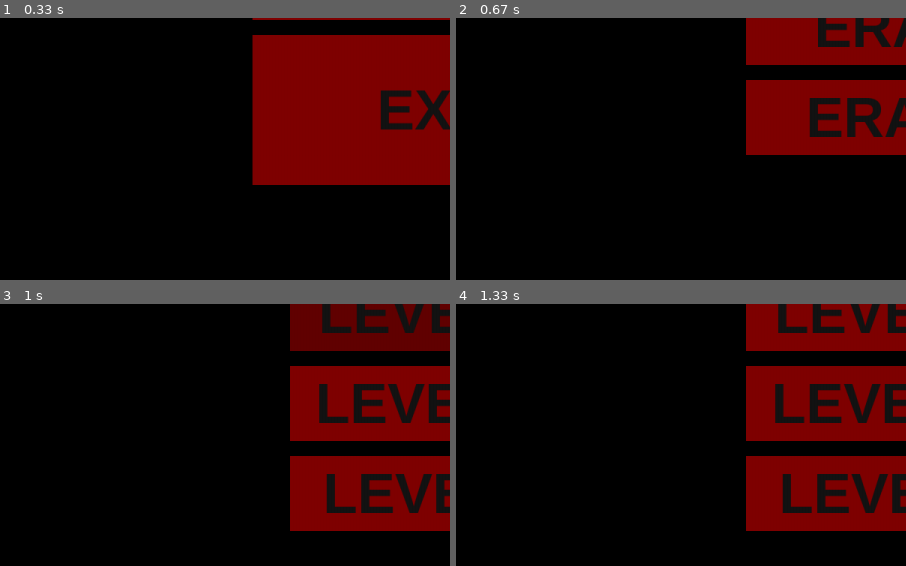
Above: before the commit, frames 1-4 (two rows, left to right).
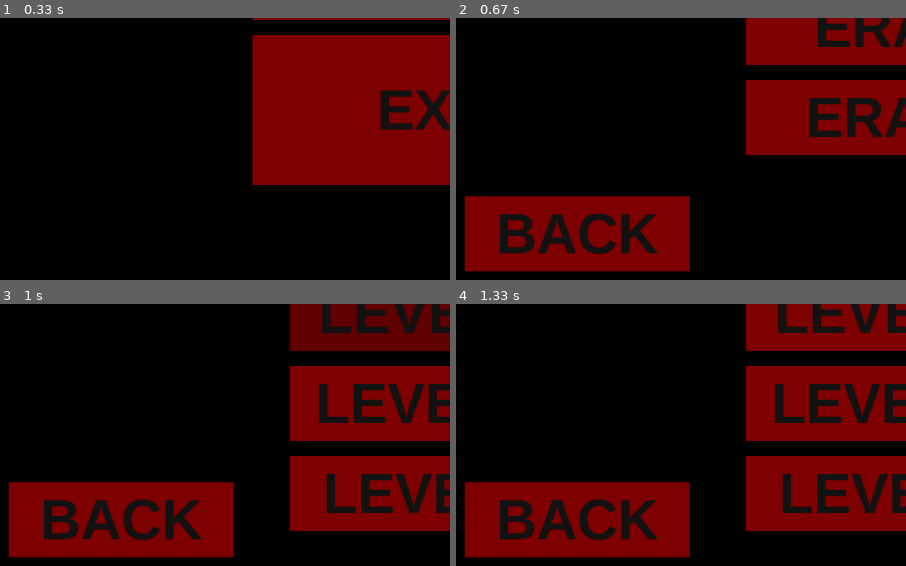
Above: after the commit, the same moments.

Repository: AndyCreator8/pygame_project_1
Game: pygame game, started from another_main.py
Two runs of this game, one before a commit and one after it. Both use one fixed random seed, a clock stepped at 60 frames per second and the inputs below.
Inputs (mouse positions are % of the whole screen's width and height, from its top left):
- Up to frame 1 (0.33 s): no input
- Up to frame 2 (0.67 s): click (50, 34) at 0.38 s
- Up to frame 3 (1 s): click (51, 57) at 0.73 s
- Up to frame 4 (1.33 s): click (19, 35) at 1.07 s
The pictures show only the part of the screen within x 1-51%, y 48-98%; the shares and areas given below are measured in that part.

Frame 1 is identical in both runs. In frame 2, 13% of the frame differs, in the area x 1-52%, y 67-97%; in frame 3, 13%; in frame 4, 13%.

Commit message:
Update another_main.py

Diff:
--- a/another_main.py
+++ b/another_main.py
@@ -92,6 +92,10 @@
     era3 = Button(*posf(era3pos, era3size), *era3size, color=era3color, buttonText=era3text,
                   onclickFunction=load_ingameui, onePress=True, fontsize=75, bold=True)
 
+    backcolor, backsize, backpos, backtext = (128, 0, 0), (300, 100), (175, height - 75), "BACK"
+    back = Button(*posf(backpos, backsize), *backsize, color=backcolor, buttonText=backtext,
+                  onclickFunction=load_menu, onePress=True, fontsize=75, bold=True)
+
 
 def load_era1lvls():
     wait(0.125)
@@ -117,6 +121,10 @@
     lvl5 = Button(*posf(lvl5pos, lvl5size), *lvl5size, color=lvl5color, buttonText=lvl5text,
                   onclickFunction=load_game, onclickParams={"era":1, "level":5}, onePress=True, fontsize=75, bold=True)
 
+    backcolor, backsize, backpos, backtext = (128, 0, 0), (300, 100), (175, height - 75), "BACK"
+    back = Button(*posf(backpos, backsize), *backsize, color=backcolor, buttonText=backtext,
+                  onclickFunction=load_erachoice, onePress=True, fontsize=75, bold=True)
+
 
 def load_era2lvls():
     wait(0.125)
@@ -141,6 +149,10 @@
     lvl5color, lvl5size, lvl5pos, lvl5text = (128, 0, 0), (400, 100), (width // 2, height // 2 + 240), "LEVEL V"
     lvl5 = Button(*posf(lvl5pos, lvl5size), *lvl5size, color=lvl5color, buttonText=lvl5text,
                   onclickFunction=load_game, onclickParams={"era":2, "level":5}, onePress=True, fontsize=75, bold=True)
+
+    backcolor, backsize, backpos, backtext = (128, 0, 0), (300, 100), (175, height - 75), "BACK"
+    back = Button(*posf(backpos, backsize), *backsize, color=backcolor, buttonText=backtext,
+                  onclickFunction=load_erachoice, onePress=True, fontsize=75, bold=True)
 
 
 def posf(targetpos, size):
@@ -1116,7 +1128,7 @@
             else:
                 print("pause")
                 pause_game()
-            paused = not paused
+            # paused = not paused
             # Maybe
             boolparams = True
         elif event.type == pygame.KEYUP and event.key == pygame.K_TAB:
